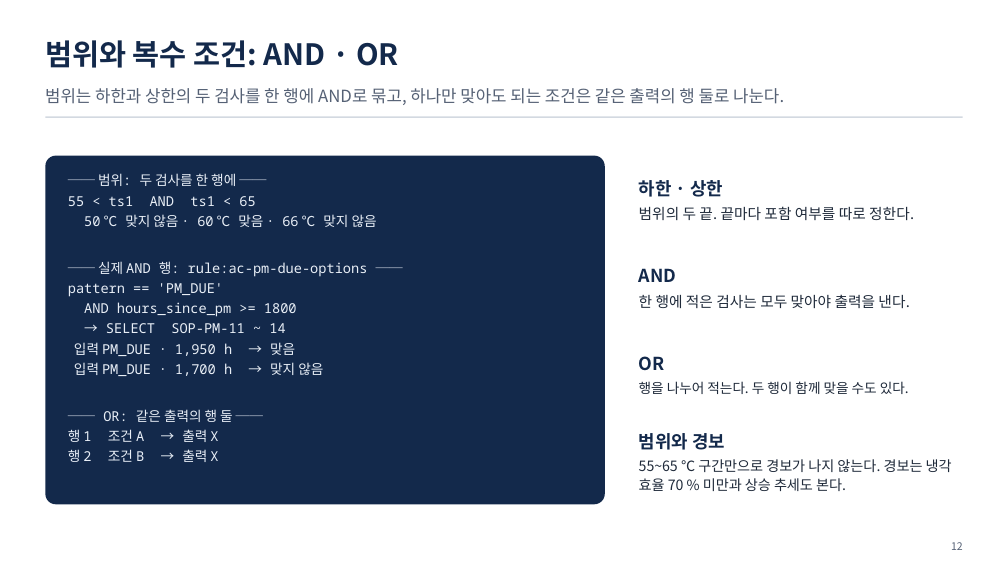
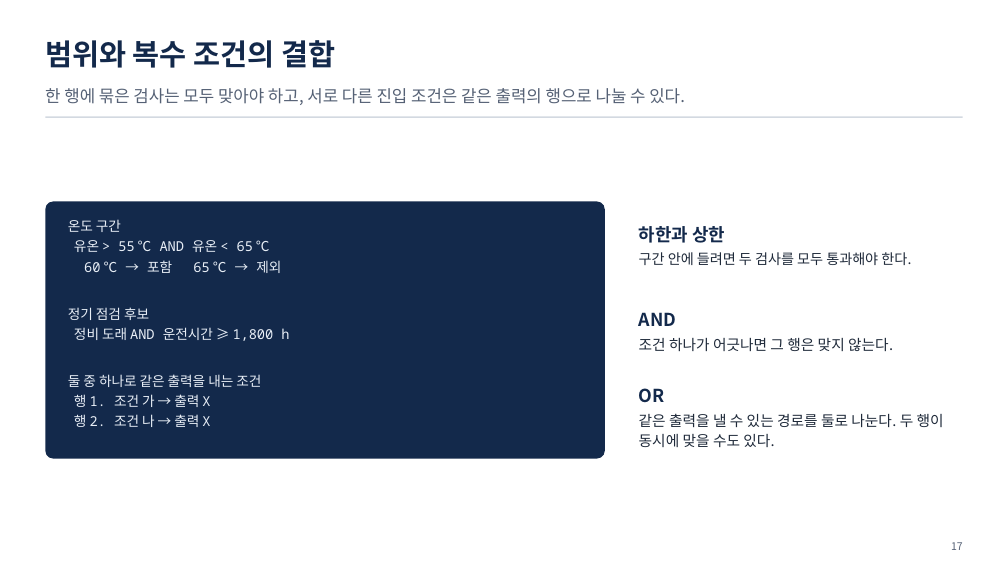
Before and after one commit to uengine-oss/hyd-iot-edu, a slide deck: slide 17 of workspace/강의제작/산출물/통합반/이론_오프라인/03회차/통합반_오프라인_03회차.pptx (slide 12 before the commit). Drawn at 1008x567 pixels with LibreOffice and Linux fonts; fonts in the diff are those of the drawing. Boxes give left, top, right and bottom in pixels: in the first picture for what was removed or moved away, otherwise in the second. Text is boxed around its words. In the diff, an @@ line names an element or a change of style, - is before the commit and + after.

```diff
--- a/workspace/강의제작/산출물/통합반/이론_오프라인/03회차/통합반_오프라인_03회차.pptx
+++ b/workspace/강의제작/산출물/통합반/이론_오프라인/03회차/통합반_오프라인_03회차.pptx
@@ text at [45,40,335,68]: text changed @@
-범위와 복수 조건: AND · OR
+범위와 복수 조건의 결합
@@ text at [45,88,685,105]: text changed @@
-범위는 하한과 상한의 두 검사를 한 행에 AND로 묶고, 하나만 맞아도 되는 조건은 같은 출력의 행 둘로 나눈다.
+한 행에 묶은 검사는 모두 맞아야 하고, 서로 다른 진입 조건은 같은 출력의 행으로 나눌 수 있다.
@@ rounded rectangle: place and size @@
-rounded rectangle at [45,156,605,504]
+rounded rectangle at [45,201,605,458]
@@ text at [68,220,289,427]: text changed; font Noto Sans Mono to Noto Sans CJK KR @@
-── 범위: 두 검사를 한 행에 ──
-55 < ts1 AND ts1 < 65
-50 ℃ 맞지 않음 · 60 ℃ 맞음 · 66 ℃ 맞지 않음
-── 실제 AND 행: rule:ac-pm-due-options ──
-pattern == 'PM_DUE'
-AND hours_since_pm >= 1800
-→ SELECT SOP-PM-11 ~ 14
-입력 PM_DUE · 1,950 h → 맞음
-입력 PM_DUE · 1,700 h → 맞지 않음
-── OR: 같은 출력의 행 둘 ──
-행 1 조건 A → 출력 X
-행 2 조건 B → 출력 X
+온도 구간
+유온 > 55 ℃ AND 유온 < 65 ℃
+60 ℃ → 포함 65 ℃ → 제외
+정기 점검 후보
+정비 도래 AND 운전시간 ≥ 1,800 h
+둘 중 하나로 같은 출력을 내는 조건
+행 1. 조건 가 → 출력 X
+행 2. 조건 나 → 출력 X
@@ text at [639,226,911,265]: text changed; size 14 to 13.5 pt @@
-하한 · 상한
-범위의 두 끝. 끝마다 포함 여부를 따로 정한다.
+하한과 상한
+구간 안에 들려면 두 검사를 모두 통과해야 한다.
@@ text "AND": place and size @@
-text "AND" at [639,268,910,308]
+text "AND" at [639,312,893,351]
@@ text at [639,338,893,351]: text changed @@
-한 행에 적은 검사는 모두 맞아야 출력을 낸다.
+조건 하나가 어긋나면 그 행은 맞지 않는다.
@@ text "OR": place and size @@
-text "OR" at [639,356,909,394]
+text "OR" at [639,388,944,447]
@@ text at [639,413,944,447]: text changed; size 13 to 14 pt @@
-행을 나누어 적는다. 두 행이 함께 맞을 수도 있다.
+같은 출력을 낼 수 있는 경로를 둘로 나눈다. 두 행이 동시에 맞을 수도 있다.
@@ text removed at [639,433,952,491] @@
-범위와 경보
-55~65 ℃ 구간만으로 경보가 나지 않는다. 경보는 냉각 효율 70 % 미만과 상승 추세도 본다.
```
Also in this commit, not shown: 14 other slides changed, 20 slides added, 15 slides removed, 13 other files.
